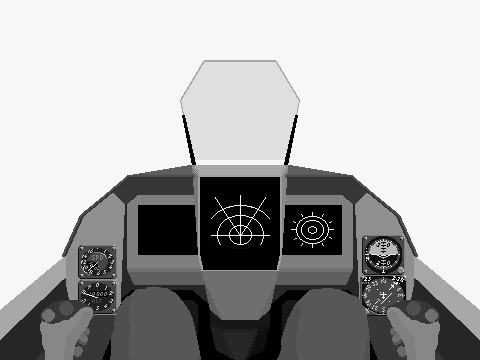
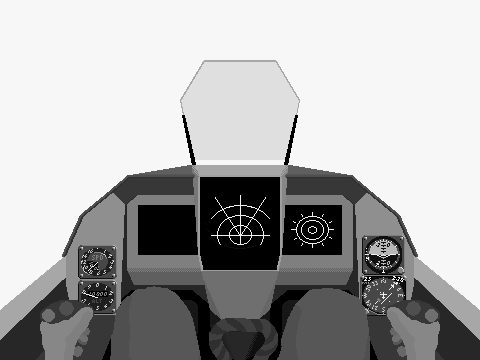
Revision of a layered (480, 360) image; what changed, layer by layer:
added layer "EjectTrigger_OneCenter" above "EjectTrigger" over [209,318,278,360]
